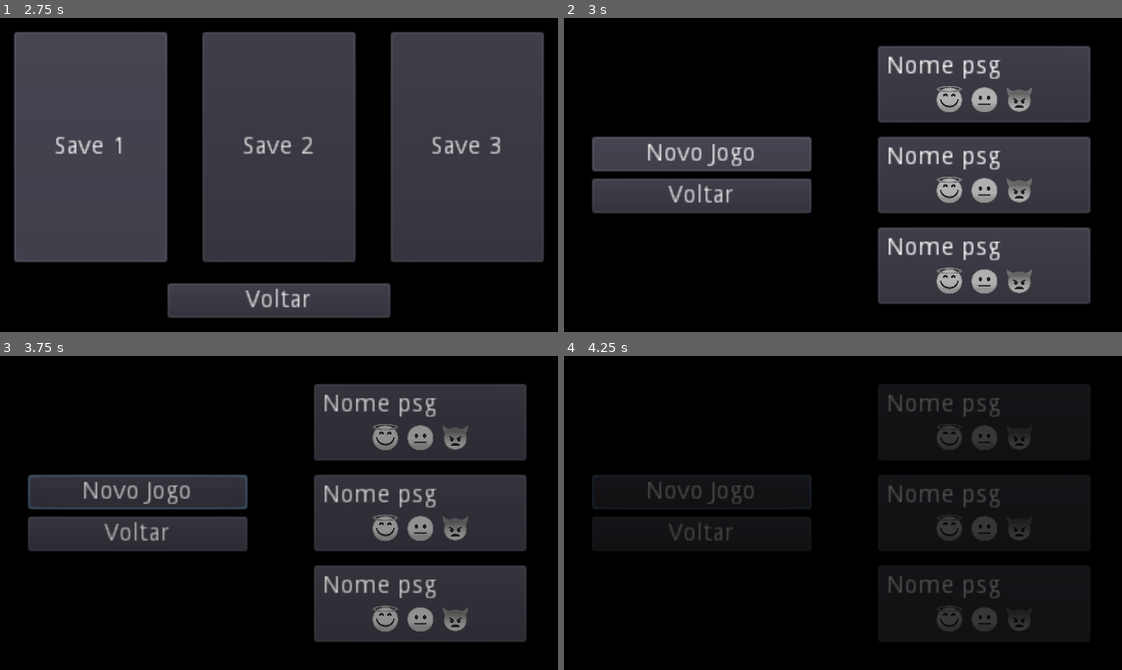
Above: before the commit, frames 1-4 (two rows, left to right).
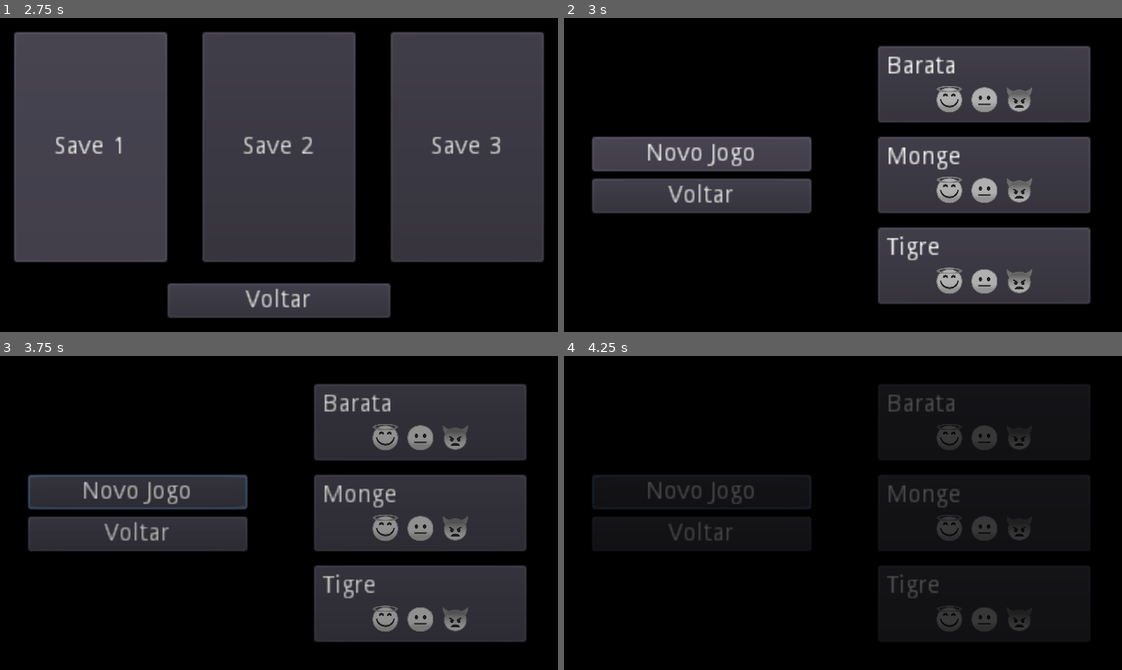
Above: after the commit, the same moments.

Repository: ColmeiaUDESC/gamejaaj6
Game: Godot game, scene res://Cenas/MenuPrincipal.tscn
Same seed, same stepped clock (60 frames per second), same inputs: the game is played once before the commit and once after it.
Inputs:
- Up to frame 1 (2.75 s): click "Jogar" at 0.5 s; click "Voltar" at 1.25 s; click "Jogar" at 2 s
- Up to frame 2 (3 s): click "Save 1" at 2.75 s
- Up to frame 3 (3.75 s): click "Novo Jogo" at 3.5 s
- Up to frame 4 (4.25 s): no input

Frame 1 is identical in both runs. In frame 2, 1.8% of the frame differs, in the area x 57-79%, y 12-78%; in frame 3, 1.7%; in frame 4, 1.1%.

Commit message:
Arrumado #43

Diff:
--- a/UI/MenuPrincipal/ControladorPainelProgresso.gd
+++ b/UI/MenuPrincipal/ControladorPainelProgresso.gd
@@ -5,6 +5,10 @@
 var puro_completo := false setget set_puro_completo, get_puro_completo
 var neutro_completo := false setget set_neutro_completo, get_neutro_completo
 var mal_completo := false setget set_mal_completo, get_mal_completo
+
+func _ready() -> void:
+	$VBoxContainer/Titulo.text = titulo
+
 
 func set_puro_completo(value: bool) -> void:
 	puro_completo = value
Not shown: 1 places in Cenas/MenuPrincipal.tscn that only renumber resources
